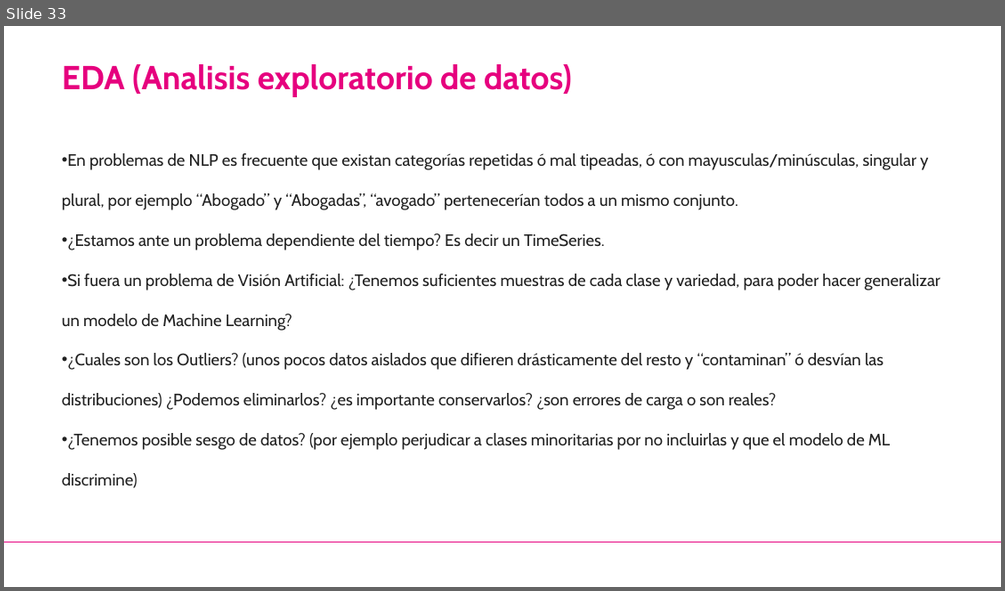
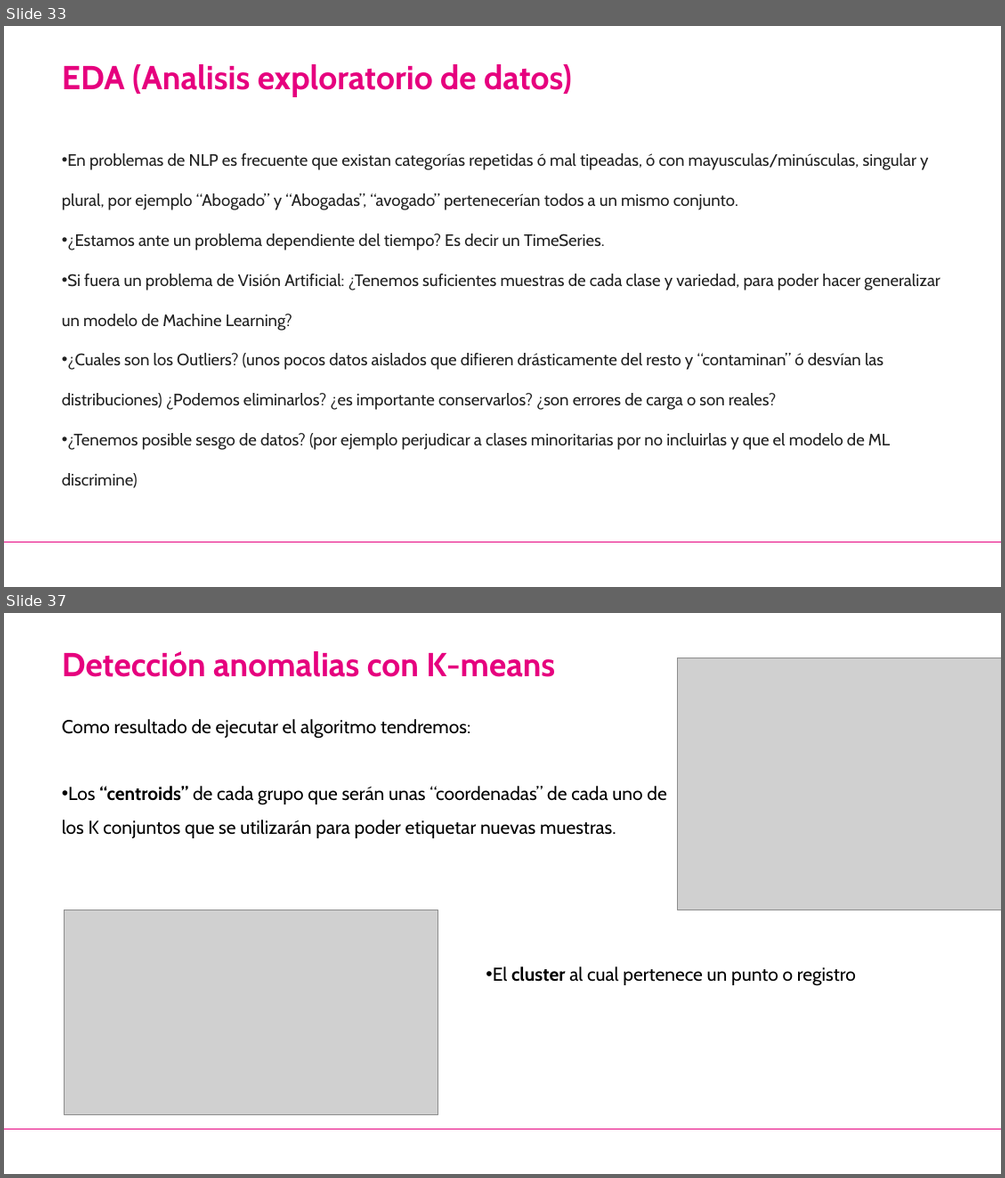
Before and after one commit to jorcapla/UE_proyecto_bigdata, a slide deck: Detección de anomalias/Deteccion_Anomalias.pptx. Shown one above the other, each under a label of ours: slide 33 before the commit, slides 33 and 37 after it; the slides between them are not shown. The pictures are 1005x591 and 1005x1178 pixels, drawn with LibreOffice and Linux fonts; fonts in the diff are those of the drawing; grey boxes stand for pictures; background and template pictures are left out. Boxes give left, top, right and bottom in pixels: in the first picture for what was removed or moved away, otherwise in the second. Text is boxed around its words. In the diff, an @@ line names an element or a change of style, - is before the commit and + after.

```diff
--- a/Detección de anomalias/Deteccion_Anomalias.pptx
+++ b/Detección de anomalias/Deteccion_Anomalias.pptx
@@ slide 37 added at [4, 613, 1001, 1174], background #FFFFFF; not listed: 1 template element that a slide beside it also shows @@
@@ text added at [62, 651, 555, 677], 32 pt, text #E6007E, bold @@
+Detección anomalias con K-means
@@ picture added at [677, 657, 1001, 910] @@
@@ text added at [62, 719, 666, 838], 18 pt, text #000000 @@
+Como resultado de ejecutar el algoritmo tendremos:
+• Los “centroids” de cada grupo que serán unas “coordenadas” de cada uno de los K conjuntos que se utilizarán para poder etiquetar nuevas muestras.
@@ picture added at [65, 910, 438, 1114] @@
@@ text added at [493, 966, 856, 986], 18 pt, text #000000 @@
+• El cluster al cual pertenece un punto o registro
```
Also in this commit, not shown: 17 other slides added, 18 other files.
